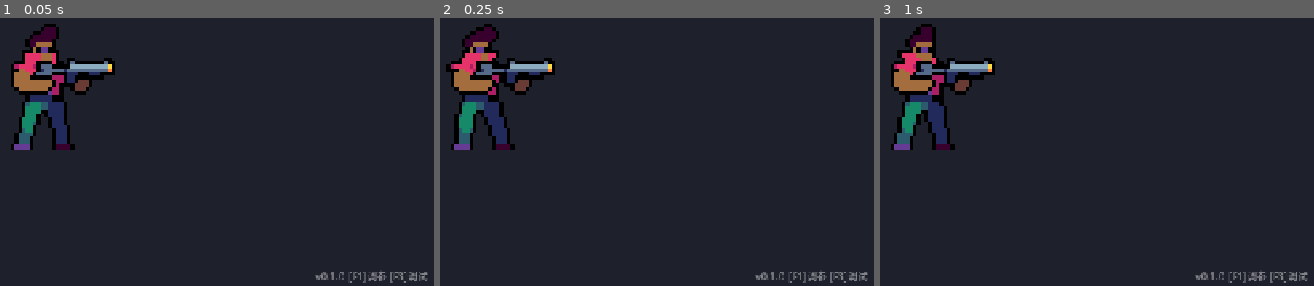
Above: before the commit, frames 1-3 (left to right).
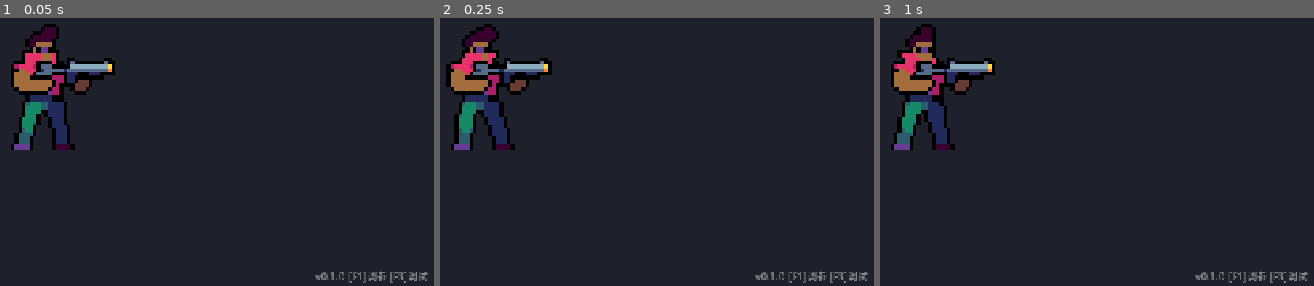
Above: after the commit, the same moments.

Repository: CyberpunkPsychosis/ai-game-engine
Game: Godot game, scene res://scenes/biker.tscn
Same seed, same stepped clock (60 frames per second), same inputs: the game is played once before the commit and once after it.
Inputs:
- Up to frame 1 (0.05 s): no input
- Up to frame 2 (0.25 s): no input
- Up to frame 3 (1 s): tap Enter at 0.5 s; hold D (move_right) from 0.53 s (still down); tap K at 0.6 s; tap Space (jump) at 0.77 s

Frame 1 is identical in both runs. In frame 2, 0.9% of the frame differs, in the area x 1-27%, y 14-29%; in frame 3, nothing differs.

Commit message:
biker idle 接入每帧肩部锚点驱动
- 新增 Mount 节点(挂枪+臂)，biker_idle.gd 按每帧肩点(工具标注)移动 Mount
- 胳膊+枪现在随身体每帧肩部锚点跟随(此idle肩点位移极小,大幅动作时见效)

https://claude.ai/code/session_01UKxkRhNE2htMG8yW4y8xQL

Diff:
--- a/scenes/biker.tscn
+++ b/scenes/biker.tscn
@@ -23,15 +23,17 @@
 hframes = 4
 script = ExtResource("s")
 
-[node name="Gun" type="Sprite2D" parent="Body"]
-position = Vector2(-1, 3)
+[node name="Mount" type="Node2D" parent="Body"]
+
+[node name="Gun" type="Sprite2D" parent="Body/Mount"]
+position = Vector2(15.5, 1.5)
 texture = ExtResource("gun")
 
-[node name="Arm" type="Sprite2D" parent="Body"]
-position = Vector2(-3, 5)
+[node name="Arm" type="Sprite2D" parent="Body/Mount"]
+position = Vector2(13.5, 3.5)
 texture = ExtResource("arm")
 
 [node name="Label" type="Label" parent="."]
 offset_left = -150.0
 offset_top = -120.0
-text = "biker idle2 (4帧)"
+text = "biker idle2 (4帧 · 锚点驱动)"
--- a/scripts/biker_idle.gd
+++ b/scripts/biker_idle.gd
@@ -1,17 +1,37 @@
 extends Sprite2D
-## biker idle：把 192x48 的 Idle2 表当 4 帧循环播放。
+## biker idle：4 帧循环；并按每帧"肩部锚点"驱动挂点(Mount)，
+## 让挂在上面的胳膊+枪跟随身体的肩部位置(锚点来自拼装工具的标注)。
 
 @export var fps: float = 8.0
 @export var total_frames: int = 4
+@export var mount_path: NodePath = NodePath("Mount")
+
+# 每帧肩部锚点(帧内像素坐标)，来自工具里你标的点
+const SHOULDERS := [
+	Vector2(7.5, 25.5),
+	Vector2(6.5, 25.5),
+	Vector2(6.5, 25.5),
+	Vector2(7.5, 25.5),
+]
+# Body 为居中精灵，48x48 帧的中心
+const FRAME_CENTER := Vector2(24, 24)
 
 var _t := 0.0
+var _mount: Node2D
 
 func _ready() -> void:
 	hframes = total_frames
+	_mount = get_node_or_null(mount_path)
 	frame = 0
+	_apply(0)
 
 func _process(delta: float) -> void:
 	_t += delta
 	if _t >= 1.0 / fps:
 		_t -= 1.0 / fps
 		frame = (frame + 1) % total_frames
+		_apply(frame)
+
+func _apply(f: int) -> void:
+	if _mount:
+		_mount.position = SHOULDERS[f % SHOULDERS.size()] - FRAME_CENTER
